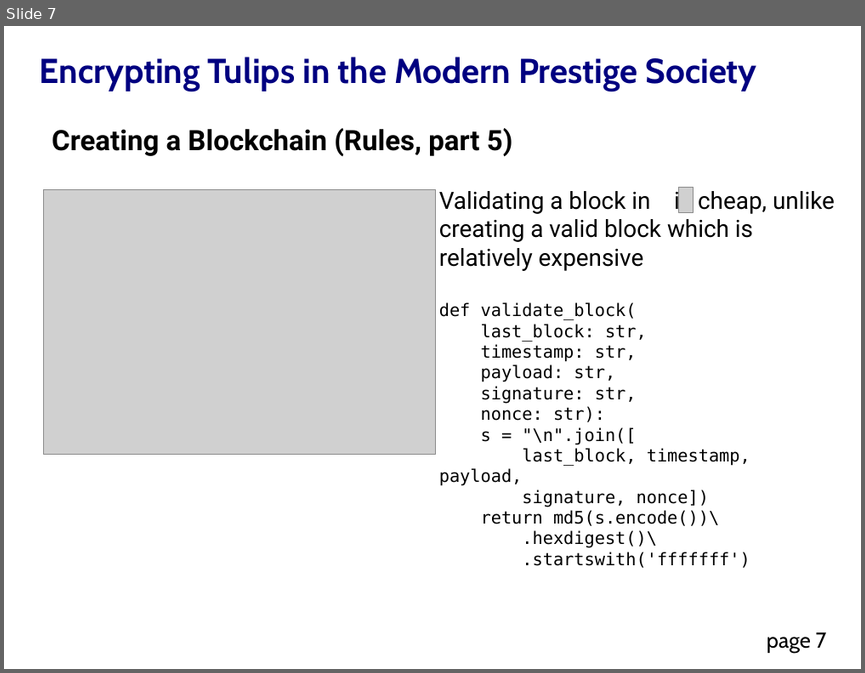
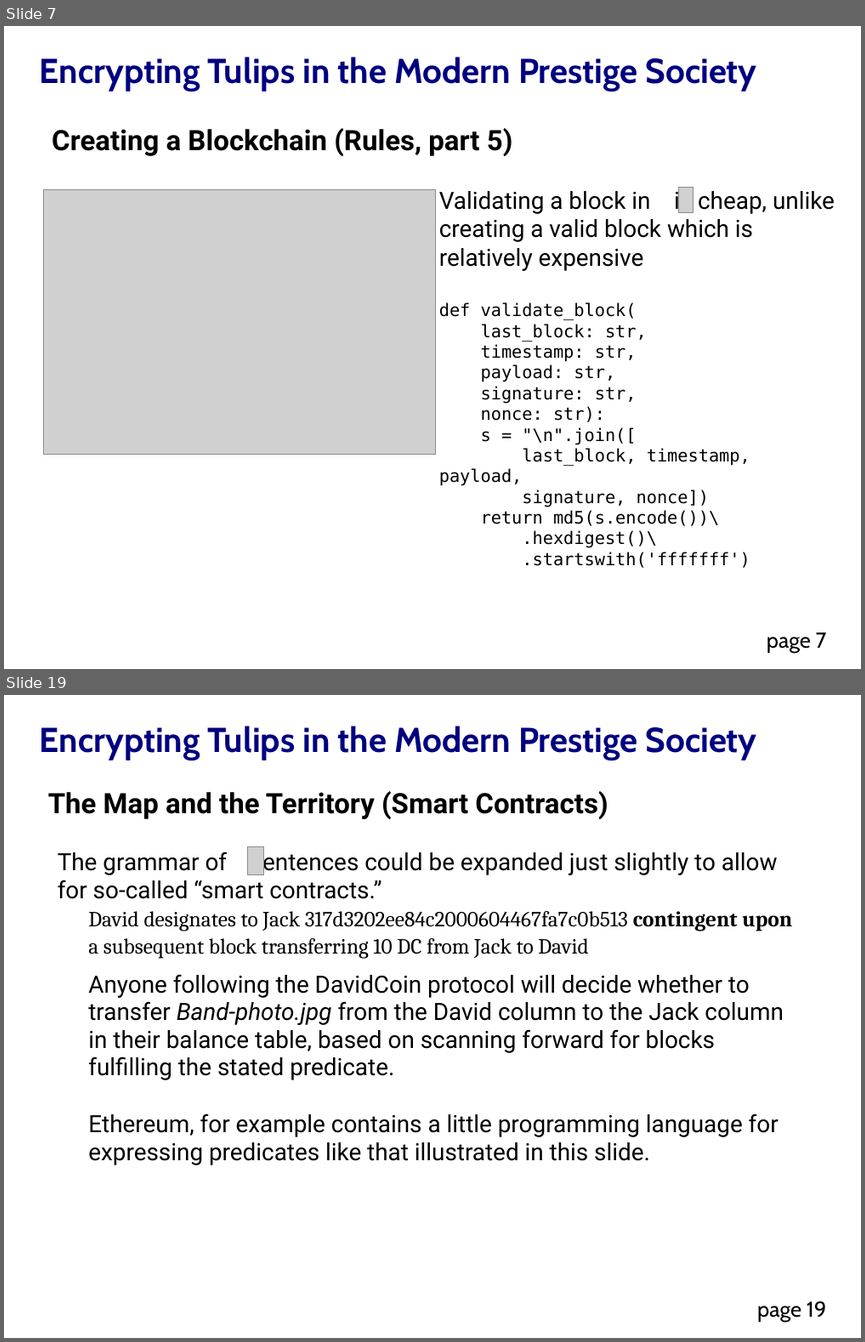
Before and after one commit to DavidMertz/Encrypting_Tulips, a slide deck: Encrypting_Tulips.odp. Shown one above the other, each under a label of ours: slide 7 before the commit, slides 7 and 19 after it; the slides between them are not shown. The pictures are 865x673 and 865x1342 pixels, drawn with LibreOffice and Linux fonts; fonts in the diff are those of the drawing; grey boxes stand for pictures. Boxes give left, top, right and bottom in pixels: in the first picture for what was removed or moved away, otherwise in the second. Text is boxed around its words. In the diff, an @@ line names an element or a change of style, - is before the commit and + after.

```diff
--- a/Encrypting_Tulips.odp
+++ b/Encrypting_Tulips.odp
@@ slide 19 added at box(4, 695, 861, 1338), background #FFFFFF; not listed: 2 template elements that a slide beside it also shows @@
@@ text added at box(48, 791, 608, 819), 26 pt, text #000000, bold @@
+The Map and the Territory (Smart Contracts)
@@ picture added at box(247, 846, 264, 874) @@
@@ text added at box(58, 848, 792, 1165), 22 pt, text #000000 @@
+The grammar of sentences could be expanded just slightly to allow for so-called “smart contracts.”
+David designates to Jack 317d3202ee84c2000604467fa7c0b513 contingent upon a subsequent block transferring 10 DC from Jack to David
+Anyone following the DavidCoin protocol will decide whether to transfer Band-photo.jpg from the David column to the Jack column in their balance table, based on scanning forward for blocks fulfilling the stated predicate.
+Ethereum, for example contains a little programming language for expressing predicates like that illustrated in this slide.
```
Also in this commit, not shown: 3 slides changed, 22 other slides added, 11 other files.
